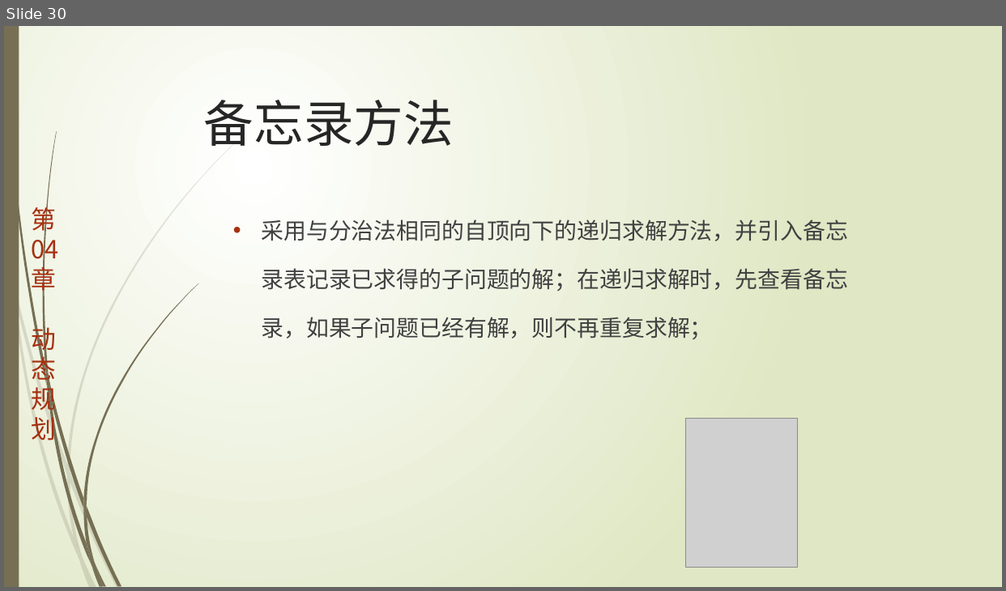
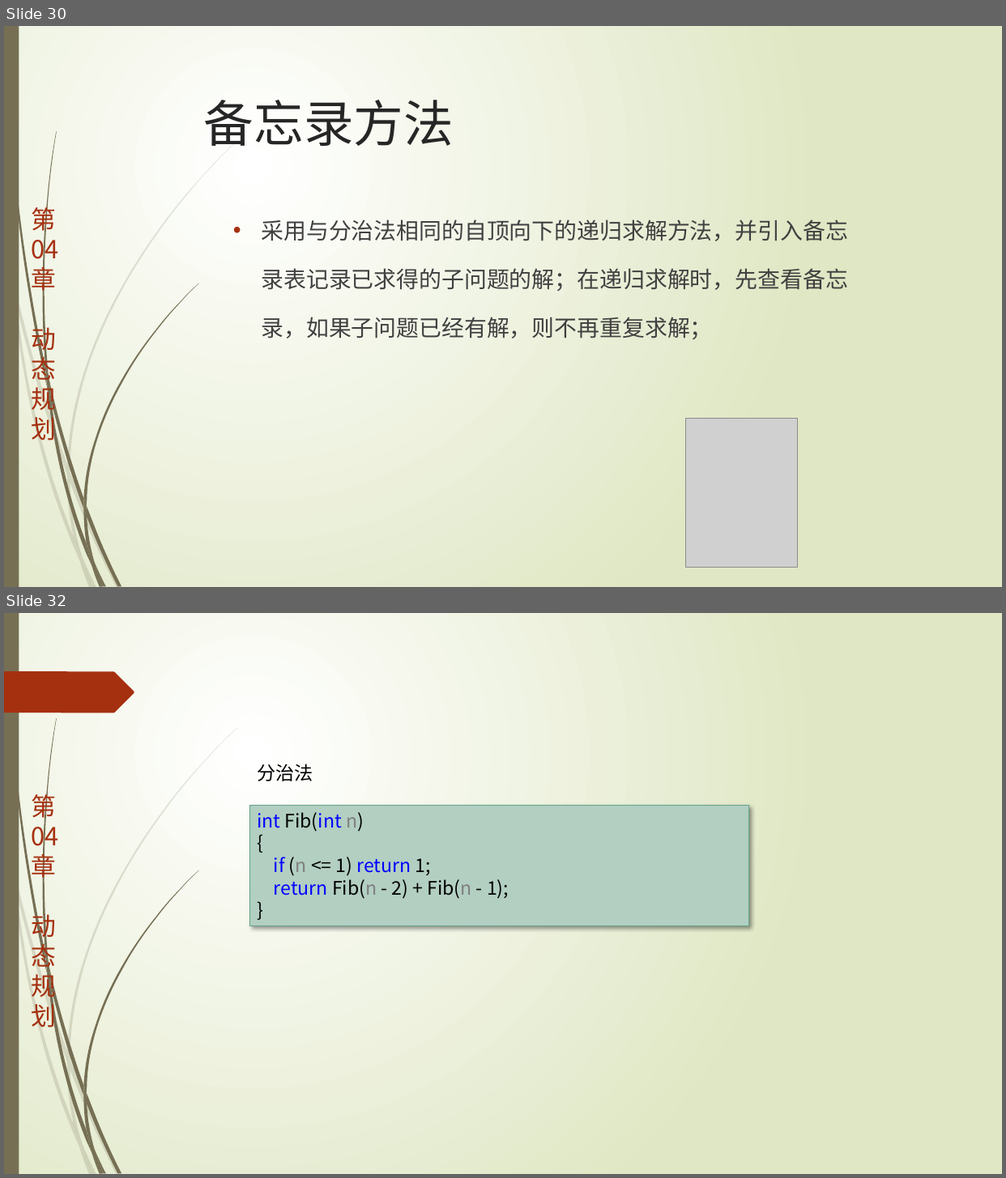
Before and after one commit to TeacherPeng/AlgorithmDesign, a slide deck: 教案/第04章.动态规划.pptx. Shown one above the other, each under a label of ours: slide 30 before the commit, slides 30 and 32 after it; the slides between them are not shown. The pictures are 1006x591 and 1006x1178 pixels, drawn with LibreOffice and Linux fonts; fonts in the diff are those of the drawing; grey boxes stand for pictures. Boxes give left, top, right and bottom in pixels: in the first picture for what was removed or moved away, otherwise in the second. Text is boxed around its words. In the diff, an @@ line names an element or a change of style, - is before the commit and + after.

```diff
--- a/教案/第04章.动态规划.pptx
+++ b/教案/第04章.动态规划.pptx
@@ slide 32 added at [4, 613, 1002, 1174], background gradient #FFFFFF to #DFE8C4; not listed: 24 template elements that a slide beside it also shows @@
@@ freeform shape added at [4, 671, 134, 713], fill #A53010 @@
@@ text added at [257, 764, 313, 781], 18 pt, text #000000 @@
+分治法
@@ rectangle added at [249, 806, 749, 926], fill #B3CFC2, outline #65A48B 0.75 pt, 18 pt, text #000000 @@
+int Fib(int n)
+{
+if (n <= 1) return 1;
+return Fib(n - 2) + Fib(n - 1);
+}
```
Also in this commit, not shown: 5 other slides added.
